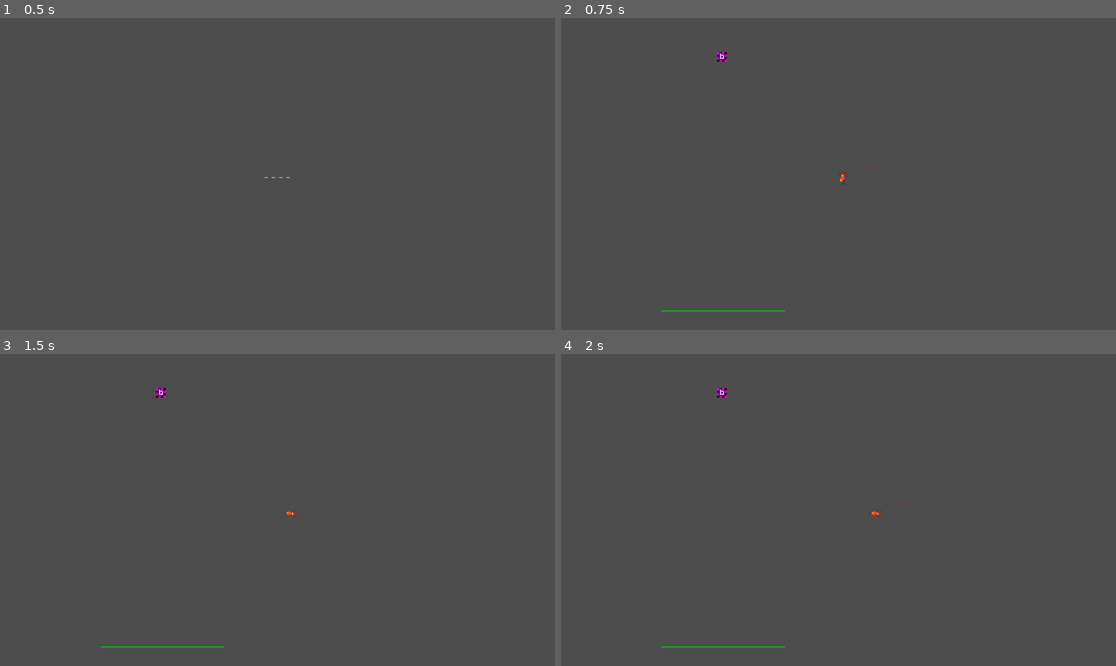
Above: before the commit, frames 1-4 (two rows, left to right).
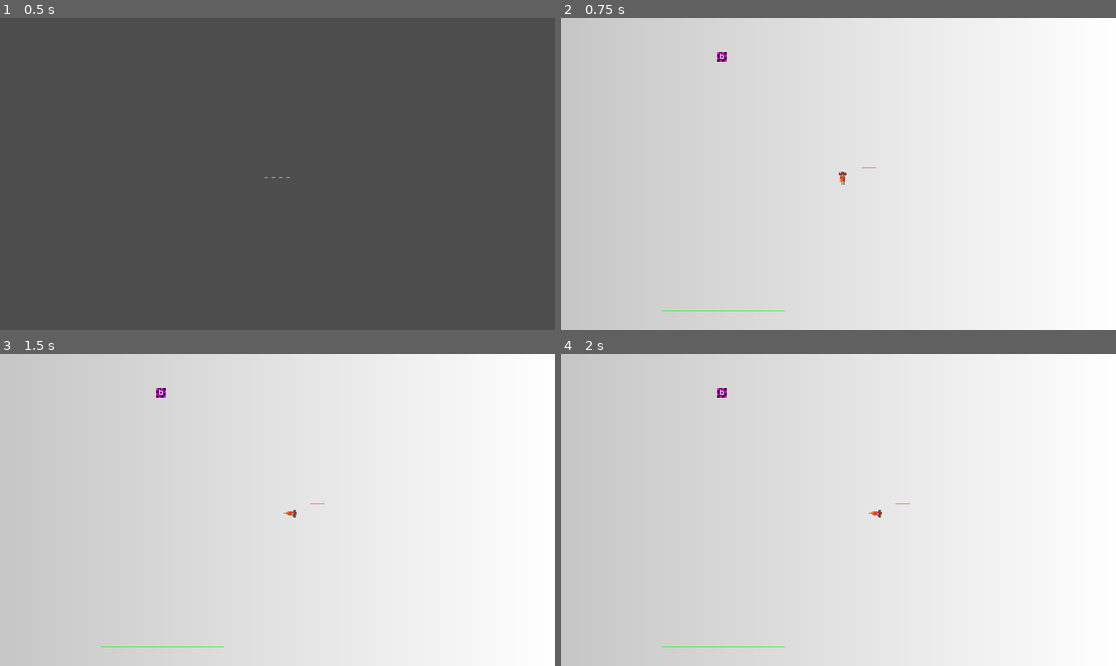
Above: after the commit, the same moments.

Repository: MagnusLucas/SpaceJam2025
Game: Godot game, scene res://UI/main_menu.tscn
Two runs of this game, one before a commit and one after it. Both use one fixed random seed, a clock stepped at 60 frames per second and the inputs below. Sound files missing from this copy of the repository are replaced by a short silence.
Inputs (mouse positions are in pixels of both pictures, inside the frame that each line leads up to):
- Up to frame 1 (0.5 s): no input
- Up to frame 2 (0.75 s): click "_ _ _ _" at 0.5 s
- Up to frame 3 (1.5 s): tap Enter at 1.25 s; move the mouse to (399, 494) at 1.27 s; hold D (move_right) from 1.28 s (still down); tap Space (catch_letter) at 1.35 s
- Up to frame 4 (2 s): keep holding D (move_right)

Frame 1 is identical in both runs. In frame 2, 100% of the frame differs, in the area x 0-100%, y 0-100%; in frame 3, 100%; in frame 4, 100%.

Commit message:
Some more objects

Diff:
--- a/Game/GameData.json
+++ b/Game/GameData.json
@@ -1,4 +1,11 @@
 {
+	"ash": {
+		"atlas_coords": {
+			"x": "0",
+			"y": "3"
+		},
+		"type": "KILL"
+	},
 	"ass": {
 		"atlas_coords": {
 			"x": "1",
@@ -97,6 +104,20 @@
 		},
 		"type": "STOP"
 	},
+	"lol": {
+		"atlas_coords": {
+			"x": "3",
+			"y": "4"
+		},
+		"type": "KILL"
+	},
+	"mom": {
+		"atlas_coords": {
+			"x": "3",
+			"y": "1"
+		},
+		"type": "SLOW"
+	},
 	"moo": {
 		"atlas_coords": {
 			"x": "3",
@@ -104,6 +125,13 @@
 		},
 		"type": "STOP"
 	},
+	"oak": {
+		"atlas_coords": {
+			"x": "2",
+			"y": "5"
+		},
+		"type": "STOP"
+	},
 	"rock": {
 		"atlas_coords": {
 			"x": "0",
@@ -118,6 +146,13 @@
 		},
 		"type": "SLOW"
 	},
+	"sheep": {
+		"atlas_coords": {
+			"x": "2",
+			"y": "1"
+		},
+		"type": "SLOW"
+	},
 	"skull": {
 		"atlas_coords": {
 			"x": "3",
@@ -159,5 +194,12 @@
 			"y": "4"
 		},
 		"type": "SLOW"
+	},
+	"wood": {
+		"atlas_coords": {
+			"x": "1",
+			"y": "5"
+		},
+		"type": "KILL"
 	}
 }
--- a/Game/game.tscn
+++ b/Game/game.tscn
@@ -17,6 +17,12 @@
 
 [sub_resource type="GradientTexture1D" id="GradientTexture1D_fwxkx"]
 gradient = SubResource("Gradient_jcm6v")
+
+[sub_resource type="Gradient" id="Gradient_fwxkx"]
+colors = PackedColorArray(0.777882, 0.777882, 0.777882, 1, 1, 1, 1, 1)
+
+[sub_resource type="GradientTexture1D" id="GradientTexture1D_qmv3x"]
+gradient = SubResource("Gradient_fwxkx")
 
 [node name="Game" type="Control"]
 layout_mode = 3
@@ -70,3 +76,13 @@
 mouse_filter = 2
 
 [node name="Audio" parent="." instance=ExtResource("5_fwxkx")]
+
+[node name="TextureRect" type="TextureRect" parent="."]
+z_index = -2
+layout_mode = 1
+anchors_preset = 15
+anchor_right = 1.0
+anchor_bottom = 1.0
+grow_horizontal = 2
+grow_vertical = 2
+texture = SubResource("GradientTexture1D_qmv3x")
--- a/UI/in_game.tscn
+++ b/UI/in_game.tscn
@@ -20,5 +20,6 @@
 offset_right = 2.5
 offset_bottom = 23.0
 grow_horizontal = 2
+theme_override_colors/font_color = Color(0, 0, 0, 1)
 
 [connection signal="gui_input" from="." to="." method="_on_gui_input"]
--- a/default_bus_layout.tres
+++ b/default_bus_layout.tres
@@ -5,7 +5,7 @@
 bus/1/solo = false
 bus/1/mute = false
 bus/1/bypass_fx = false
-bus/1/volume_db = 0.0
+bus/1/volume_db = 5.57338
 bus/1/send = &"Master"
 bus/2/name = &"SFX"
 bus/2/solo = false
Not shown: 1 places in Game/game.tscn that only renumber resources
